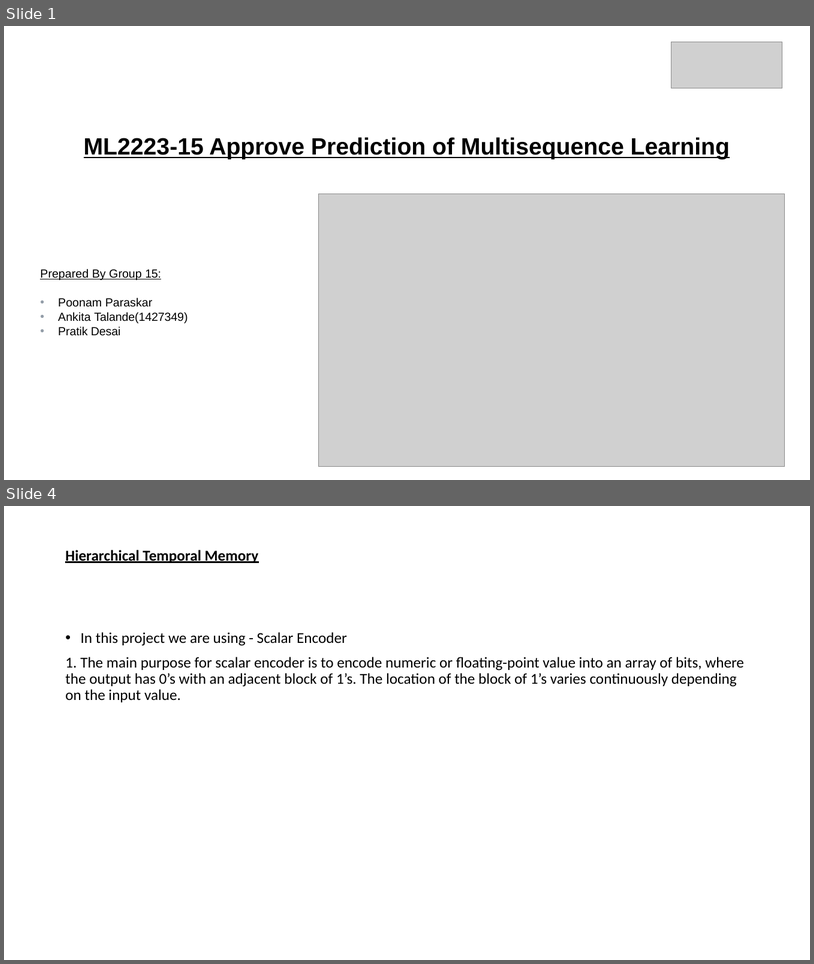
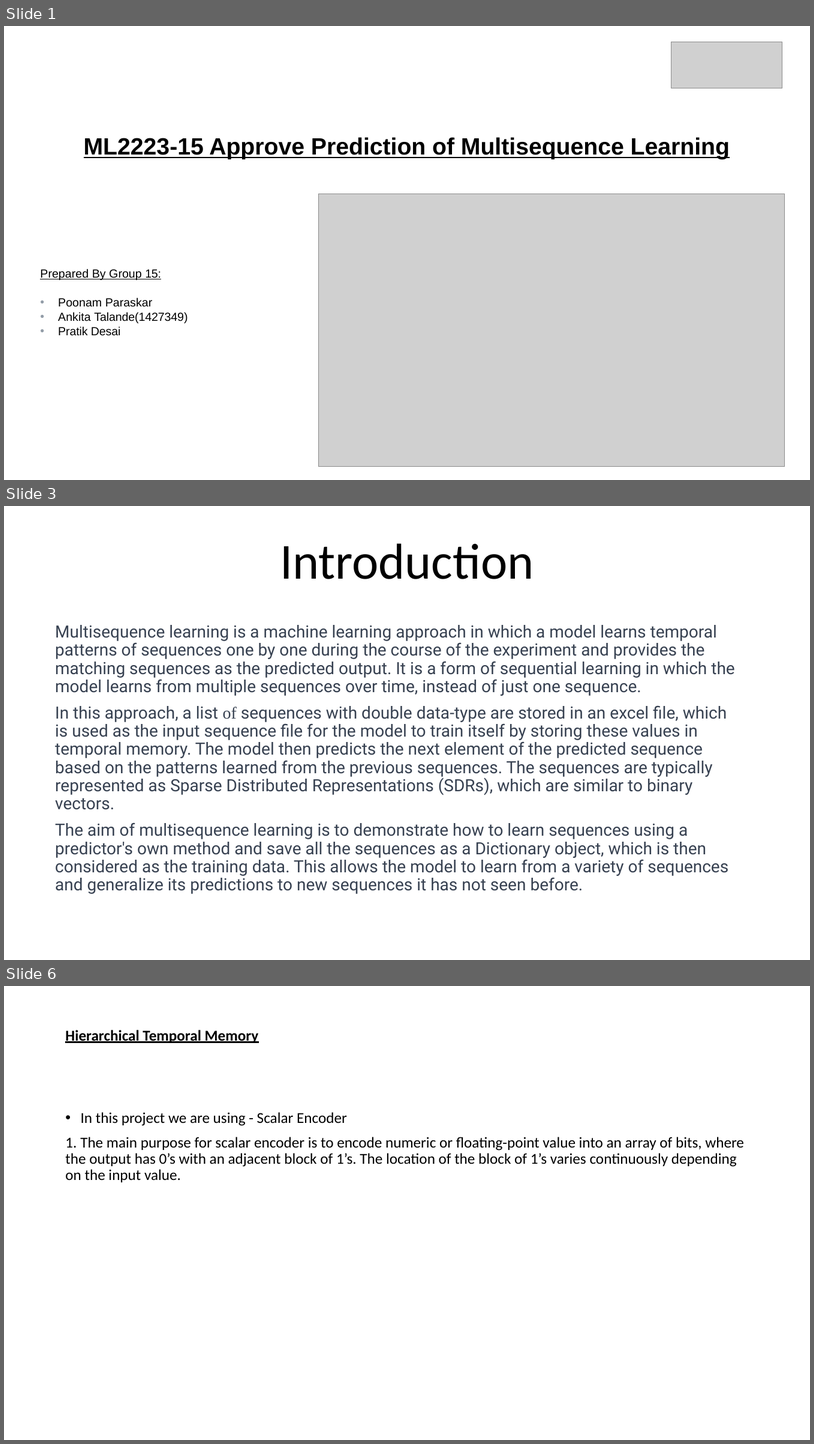
Before and after one commit to ddobric/neocortexapi, a slide deck: source/MultiSequenceLearning_Team_MSL/Documentation/ML2223_15 Approve Prediction of Multisequence Learning.pptx. Shown one above the other, each under a label of ours: slides 1 and 4 before the commit, slides 1, 3 and 6 after it; the slides between them are not shown. The pictures are 814x964 and 814x1444 pixels, drawn with LibreOffice and Linux fonts; fonts in the diff are those of the drawing; grey boxes stand for pictures. Boxes give left, top, right and bottom in pixels: in the first picture for what was removed or moved away, otherwise in the second. Text is boxed around its words. In the diff, an @@ line names an element or a change of style, - is before the commit and + after.

```diff
--- a/source/MultiSequenceLearning_Team_MSL/Documentation/ML2223_15 Approve Prediction of Multisequence Learning.pptx
+++ b/source/MultiSequenceLearning_Team_MSL/Documentation/ML2223_15 Approve Prediction of Multisequence Learning.pptx
@@ slide 3 added at (x1=4, y1=506, x2=810, y2=960), background #FFFFFF @@
@@ title added at (x1=280, y1=543, x2=534, y2=579), 60 pt, text #000000 @@
+Introduction
@@ subtitle added at (x1=55, y1=625, x2=735, y2=894), 20 pt, text #374151 @@
+Multisequence learning is a machine learning approach in which a model learns temporal patterns of sequences one by one during the course of the experiment and provides the matching sequences as the predicted output. It is a form of sequential learning in which the model learns from multiple sequences over time, instead of just one sequence.
+In this approach, a list of sequences with double data-type are stored in an excel file, which is used as the input sequence file for the model to train itself by storing these values in temporal memory. The model then predicts the next element of the predicted sequence based on the patterns learned from the previous sequences. The sequences are typically represented as Sparse Distributed Representations (SDRs), which are similar to binary vectors.
+The aim of multisequence learning is to demonstrate how to learn sequences using a predictor's own method and save all the sequences as a Dictionary object, which is then considered as the training data. This allows the model to learn from a variety of sequences and generalize its predictions to new sequences it has not seen before.
@@ what was slide 4 is now slide 6 @@
```
Also in this commit, not shown: 4 other slides added, 2 slides removed.
